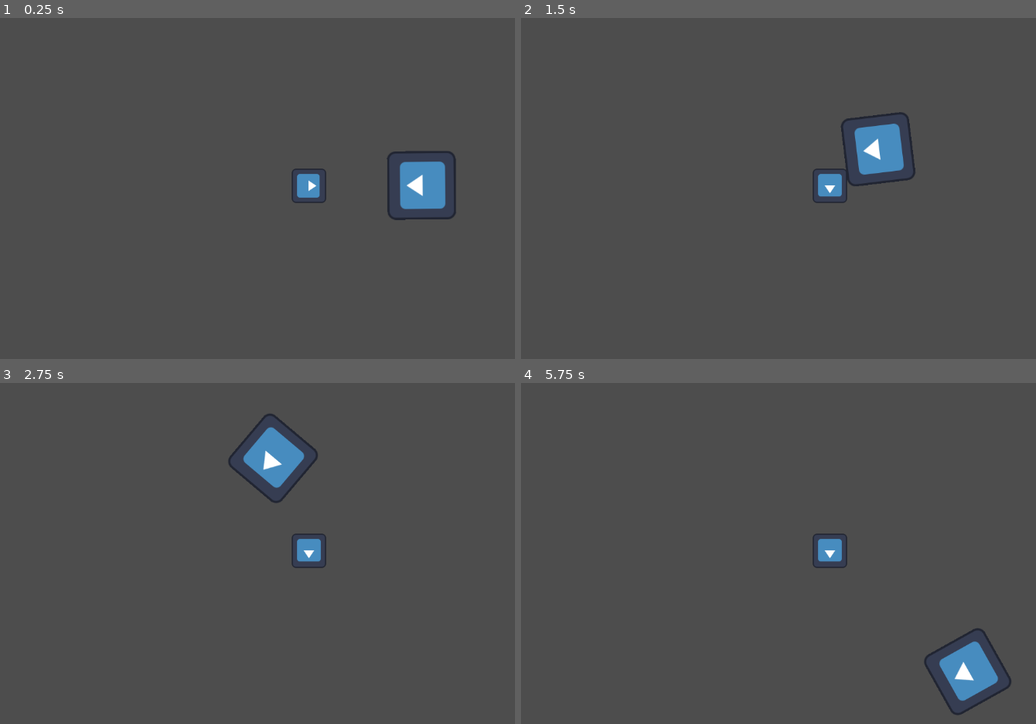
Above: before the commit, frames 1-4 (two rows, left to right).
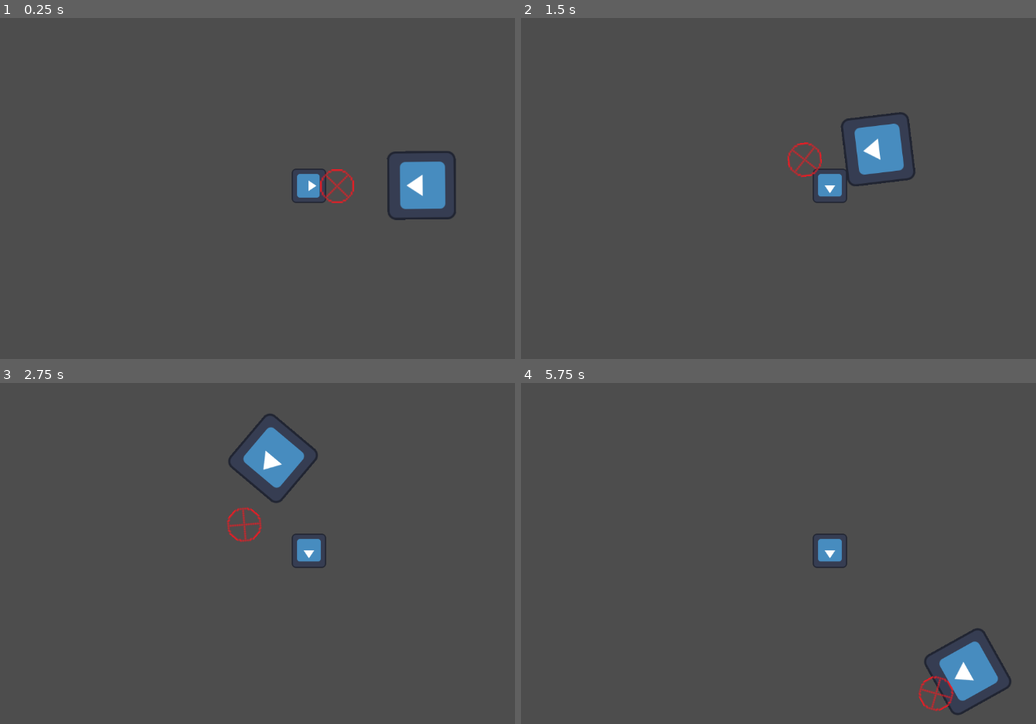
Above: after the commit, the same moments.

Repository: questionmark5482/Beat-Hunter
Game: Godot game, scene res://Scenes/stage.tscn
Two runs of this game, one before a commit and one after it. Both use one fixed random seed, a clock stepped at 60 frames per second and the inputs below. The engine's default icon, where the game draws it, is replaced by a stand-in: a white triangle on a blue panel in a dark square.
Inputs:
- Up to frame 1 (0.25 s): no input
- Up to frame 2 (1.5 s): hold Right (ui_right) 0.53-1.28 s; hold J (attack) 0.53-1.28 s; hold Down (ui_down) from 1.28 s (still down); tap J (attack) at 1.35 s
- Up to frame 3 (2.75 s): release Down (ui_down) at 2.03 s; hold Right (ui_right) from 2.03 s (still down); hold Space (dance) from 2.03 s (still down); tap J (attack) at 2.3 s
- Up to frame 4 (5.75 s): release Right (ui_right) at 2.78 s; release Space (dance) at 2.78 s; hold Up (ui_up) 2.78-3.53 s; tap K (defend) at 2.85 s; tap J (attack) at 3.05, 3.8, 4.35 s; hold L (dodge) 3.53-4.28 s; hold Left (ui_left) 3.53-5.03 s; hold Down (ui_down) from 5.03 s (still down); hold J (attack) from 5.03 s (still down)

The runs differ from the first frame. In frame 1, 0.2% of the frame differs, in the area x 62-69%, y 44-55%; in frame 2, 0.2%; in frame 3, 0.2%; in frame 4, 0.2%, in the area x 77-85%, y 85-97%.

Commit message:
Monster_attack_box

Diff:
--- a/Scenes/monster.tscn
+++ b/Scenes/monster.tscn
@@ -1,7 +1,9 @@
-[gd_scene load_steps=7 format=3 uid="uid://do1c08fvn57es"]
+[gd_scene load_steps=10 format=3 uid="uid://do1c08fvn57es"]
 
 [ext_resource type="Script" path="res://Scripts/monster.gd" id="1_r1c88"]
 [ext_resource type="Texture2D" uid="uid://dcap3h1bilchx" path="res://icon.svg" id="1_wk683"]
+[ext_resource type="Script" path="res://Scripts/Monster_attack_box.gd" id="3_4mw5r"]
+[ext_resource type="Texture2D" uid="uid://be8w23eci5djc" path="res://Textures/monster_attack_box.png" id="4_50jvh"]
 
 [sub_resource type="Animation" id="Animation_53024"]
 length = 0.001
@@ -66,6 +68,8 @@
 [sub_resource type="RectangleShape2D" id="RectangleShape2D_x0t05"]
 size = Vector2(65, 65)
 
+[sub_resource type="CircleShape2D" id="CircleShape2D_o0tkg"]
+
 [node name="Monster" type="CharacterBody2D"]
 scale = Vector2(2, 2)
 script = ExtResource("1_r1c88")
@@ -84,3 +88,20 @@
 scale = Vector2(2, 2)
 shape = SubResource("RectangleShape2D_x0t05")
 debug_color = Color(0.976471, 0.14902, 0, 0.419608)
+
+[node name="Monster_attack_box" type="Node2D" parent="."]
+position = Vector2(0, -150)
+script = ExtResource("3_4mw5r")
+
+[node name="Attack_area" type="Area2D" parent="Monster_attack_box"]
+
+[node name="CollisionShape2D" type="CollisionShape2D" parent="Monster_attack_box/Attack_area"]
+scale = Vector2(3, 3)
+shape = SubResource("CircleShape2D_o0tkg")
+
+[node name="Sprite2D" type="Sprite2D" parent="Monster_attack_box/Attack_area/CollisionShape2D"]
+texture = ExtResource("4_50jvh")
+
+[node name="Track_timer" type="Timer" parent="Monster_attack_box"]
+
+[node name="Explode_timer" type="Timer" parent="Monster_attack_box"]
--- /dev/null
+++ b/Scripts/Monster_attack_box.gd
@@ -0,0 +1,52 @@
+extends Node2D
+class_name Monster_attack_box
+
+var player_vector: Vector2
+var player_direction: Vector2
+var move_direction: Vector2
+var is_tracking: bool = false
+var track_speed: float = 1
+
+
+
+# Child nodes:
+var attack_area: Area2D
+var track_timer: Timer
+var explode_timer: Timer
+
+# Other nodes:
+var beats_manager: Beats_manager
+var player: Player
+
+# Signals:
+
+
+func _ready():
+	# Get child nodes:
+	attack_area = get_node("Attack_area")
+	track_timer = get_node("Track_timer")
+	explode_timer = get_node("Explode_timer")
+#	print(attack_move.attack_name)
+
+	# Get other nodes:
+	beats_manager = get_parent().get_parent().get_node("BeatsManager")
+	player = get_parent().get_parent().get_node("Player")
+
+
+	# Connect signals:
+
+	is_tracking = true
+
+func _process(delta):
+	if is_tracking:
+		handle_tracking(delta)
+	else:
+		pass
+	pass
+
+func handle_tracking(delta):
+	player_vector = player.get_global_transform().origin - self.get_global_transform().origin
+	player_direction = player_vector.normalized()
+	var displacement = player_direction * track_speed
+	set_global_position(self.get_global_transform().origin + displacement)
+	pass
Binary file added: Textures/monster_attack_box.png
Not shown, added: Textures/monster_attack_box.png.import
Not shown, changed: To-do List.txt
